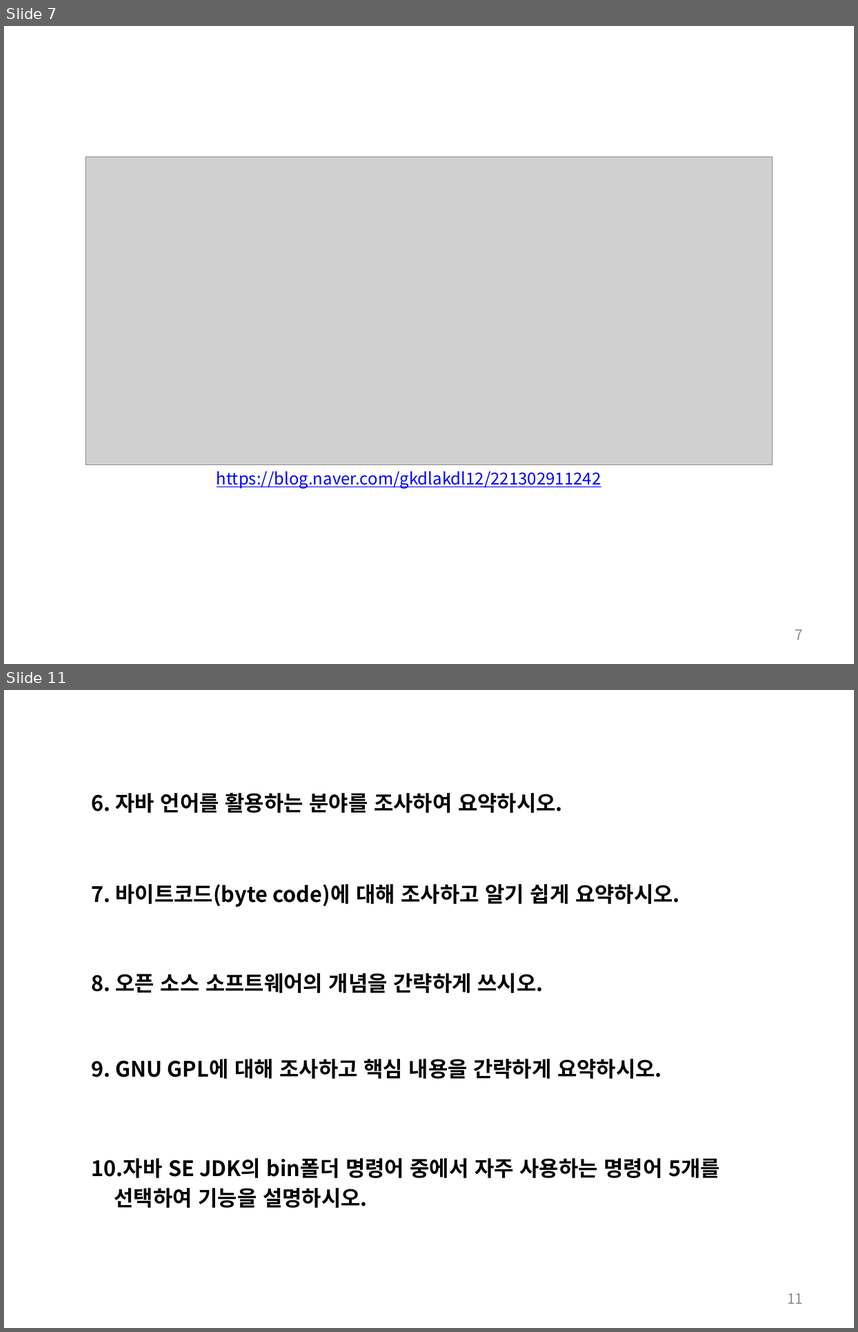
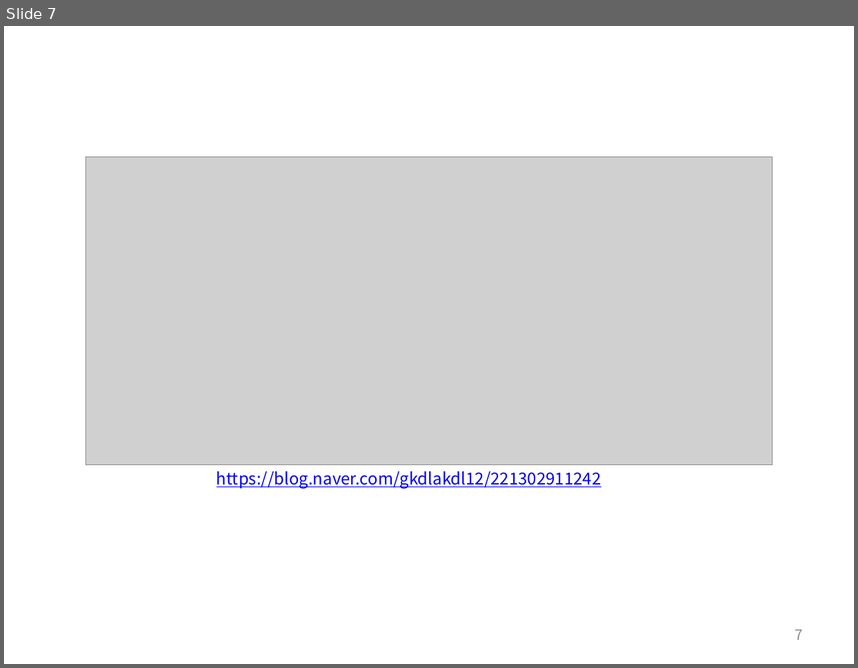
Before and after one commit to histime7/2018JavaClassroom, a slide deck: 수업자료/05_자바 프로그램의 기본 구조.pptx. Shown one above the other, each under a label of ours: slides 7 and 11 before the commit, slide 7 after it; the slides between them are not shown. The pictures are 858x1332 and 858x668 pixels, drawn with LibreOffice and Linux fonts; fonts in the diff are those of the drawing; grey boxes stand for pictures. Boxes give left, top, right and bottom in pixels: in the first picture for what was removed or moved away, otherwise in the second. Text is boxed around its words. In the diff, an @@ line names an element or a change of style, - is before the commit and + after.

```diff
--- a/수업자료/05_자바 프로그램의 기본 구조.pptx
+++ b/수업자료/05_자바 프로그램의 기본 구조.pptx
@@ slide 11 removed at (4,690,854,1328), background #FFFFFF @@
@@ text removed at (91,793,563,813) @@
-6. 자바 언어를 활용하는 분야를 조사하여 요약하시오.
@@ text removed at (91,884,680,907) @@
-7. 바이트코드(byte code)에 대해 조사하고 알기 쉽게 요약하시오.
@@ text removed at (91,973,543,993) @@
-8. 오픈 소스 소프트웨어의 개념을 간략하게 쓰시오.
@@ text removed at (91,1058,662,1078) @@
-9. GNU GPL에 대해 조사하고 핵심 내용을 간략하게 요약하시오.
@@ text removed at (91,1158,720,1208) @@
-10.자바 SE JDK의 bin폴더 명령어 중에서 자주 사용하는 명령어 5개를 선택하여 기능을 설명하시오.
@@ page number removed at (787,1293,803,1303) @@
-11
```
Also in this commit, not shown: 1 slide changed, 2 slides added, 3 other slides removed, 12 other files.
